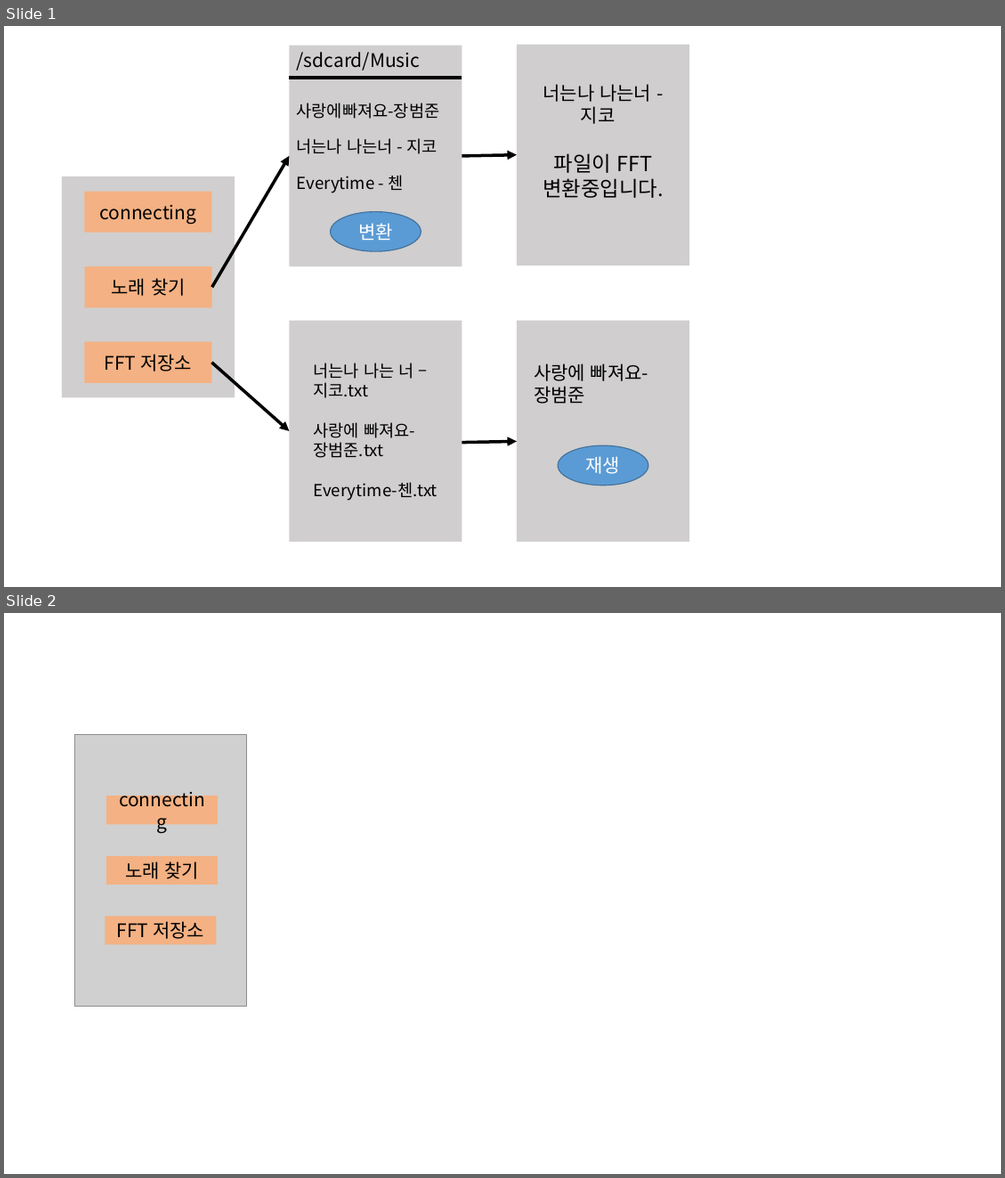
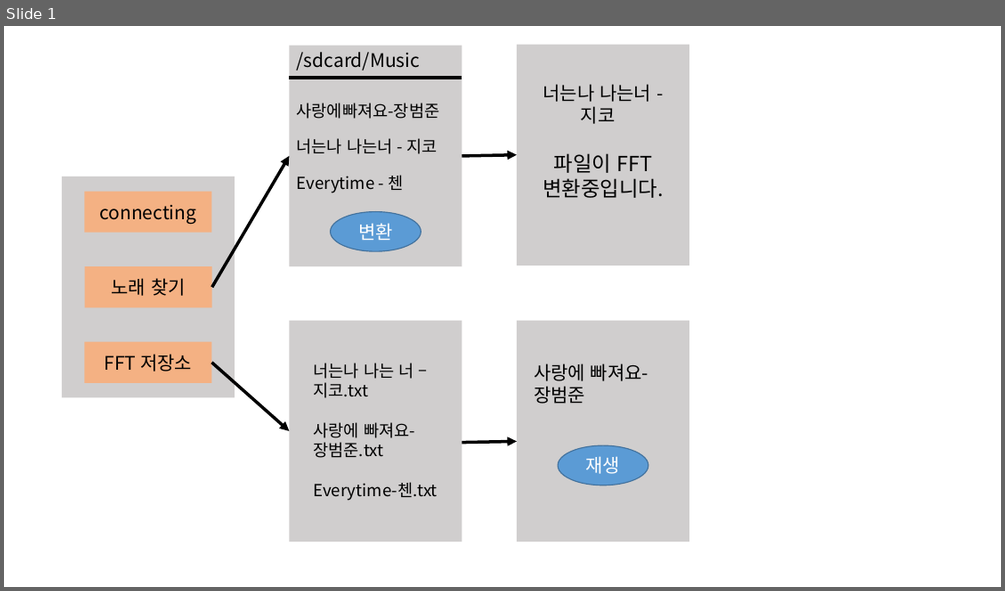
Before and after one commit to MusicLight/music_light, a slide deck: 자료/수정용/흐름도수정용.ppt.pptx. Shown one above the other, each under a label of ours: slides 1 and 2 before the commit, slide 1 after it. The pictures are 1005x1178 and 1005x591 pixels, drawn with LibreOffice and Linux fonts; fonts in the diff are those of the drawing; grey boxes stand for pictures. Boxes give left, top, right and bottom in pixels: in the first picture for what was removed or moved away, otherwise in the second. Text is boxed around its words. In the diff, an @@ line names an element or a change of style, - is before the commit and + after.

```diff
--- a/자료/수정용/흐름도수정용.ppt.pptx
+++ b/자료/수정용/흐름도수정용.ppt.pptx
@@ slide 2 removed at (4, 613, 1001, 1174), background #FFFFFF @@
@@ picture removed at (75, 735, 246, 1006) @@
@@ rectangle removed at (106, 795, 218, 824) @@
-connecting
@@ rectangle removed at (106, 856, 218, 884) @@
-노래 찾기
@@ rectangle removed at (105, 916, 217, 944) @@
-FFT 저장소
```
Also in this commit, not shown: 1 slide added, 4 other files.
